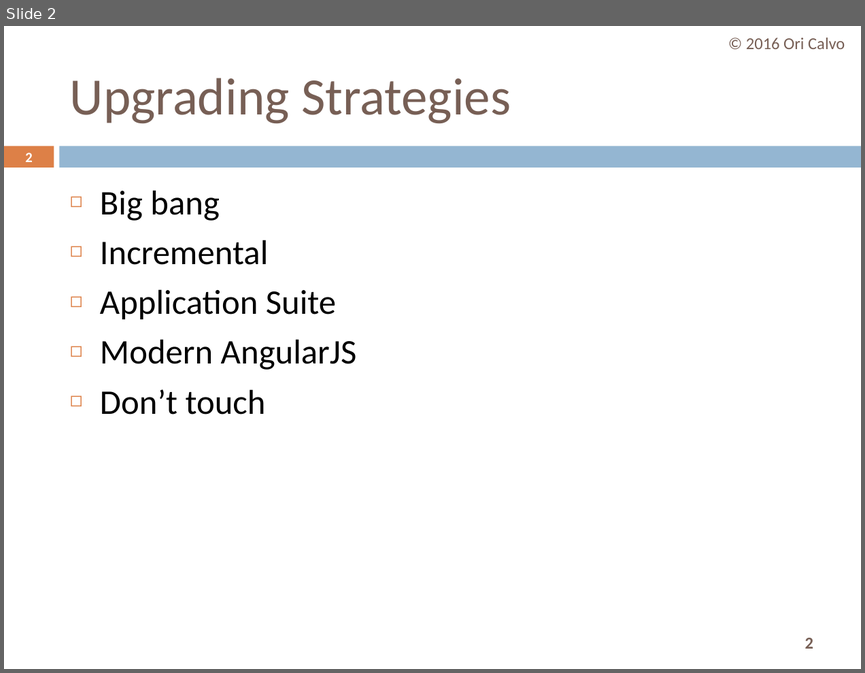
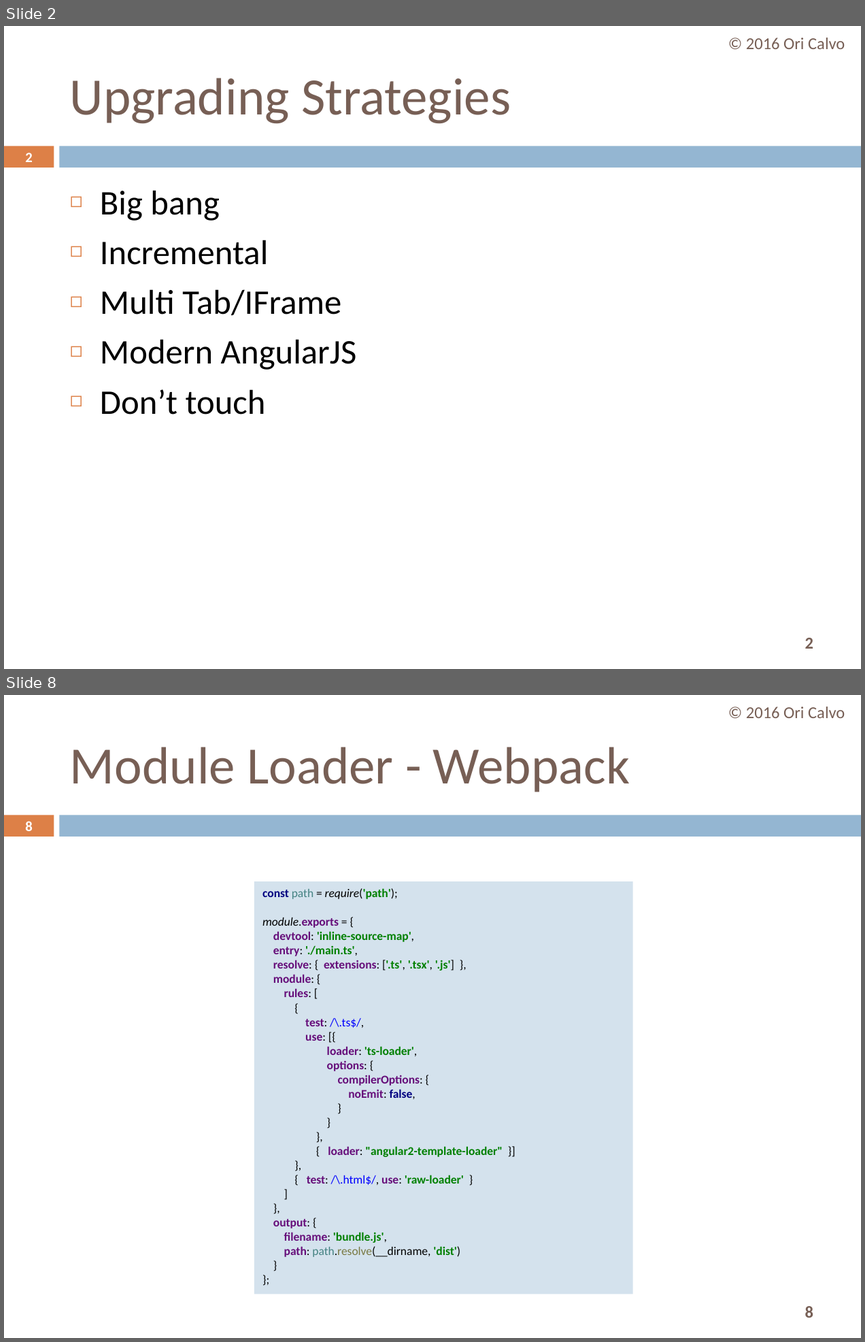
Before and after one commit to oricalvo/course-amdocs-angular, a slide deck: PPTs/11 NG Upgrade.pptx. Shown one above the other, each under a label of ours: slide 2 before the commit, slides 2 and 8 after it; the slides between them are not shown. The pictures are 865x673 and 865x1342 pixels, drawn with LibreOffice and Linux fonts; fonts in the diff are those of the drawing. Boxes give left, top, right and bottom in pixels: in the first picture for what was removed or moved away, otherwise in the second. Text is boxed around its words. In the diff, an @@ line names an element or a change of style, - is before the commit and + after.

```diff
--- a/PPTs/11 NG Upgrade.pptx
+++ b/PPTs/11 NG Upgrade.pptx
@@ slide 8 added at bbox=[4, 695, 861, 1338], background #FFFFFF; not listed: 3 template elements that a slide beside it also shows @@
@@ text added at bbox=[746, 707, 844, 718], 14 pt, text #775F55 @@
+© 2016 Ori Calvo
@@ title added at bbox=[70, 747, 630, 792], 44 pt, text #775F55 @@
+Module Loader - Webpack
@@ page number added at bbox=[25, 821, 33, 831], 11.9 pt, text #FFFFFF, bold @@
+8
@@ rectangle added at bbox=[254, 882, 633, 1294], fill #D4E2ED, 10 pt, text #660E7A, bold @@
+const path = require('path');
+module.exports = {
+devtool: 'inline-source-map',
+entry: './main.ts',
+resolve: { extensions: ['.ts', '.tsx', '.js'] },
+module: {
+rules: [
+{
+test: /\.ts$/,
+use: [{
+loader: 'ts-loader',
+options: {
+compilerOptions: {
+noEmit: false,
+}
+}
+},
+{ loader: "angular2-template-loader" }]
+},
+{ test: /\.html$/, use: 'raw-loader' }
+]
+},
+output: {
+filename: 'bundle.js',
+path: path.resolve(__dirname, 'dist')
+}
+};
@@ slide 2 changed as well @@
@@ text at bbox=[100, 289, 341, 315]: text changed @@
-◻ Application Suite
+◻ Multi Tab/IFrame
```
Also in this commit, not shown: 3 other slides changed, 15 other slides added, 1 other file.
